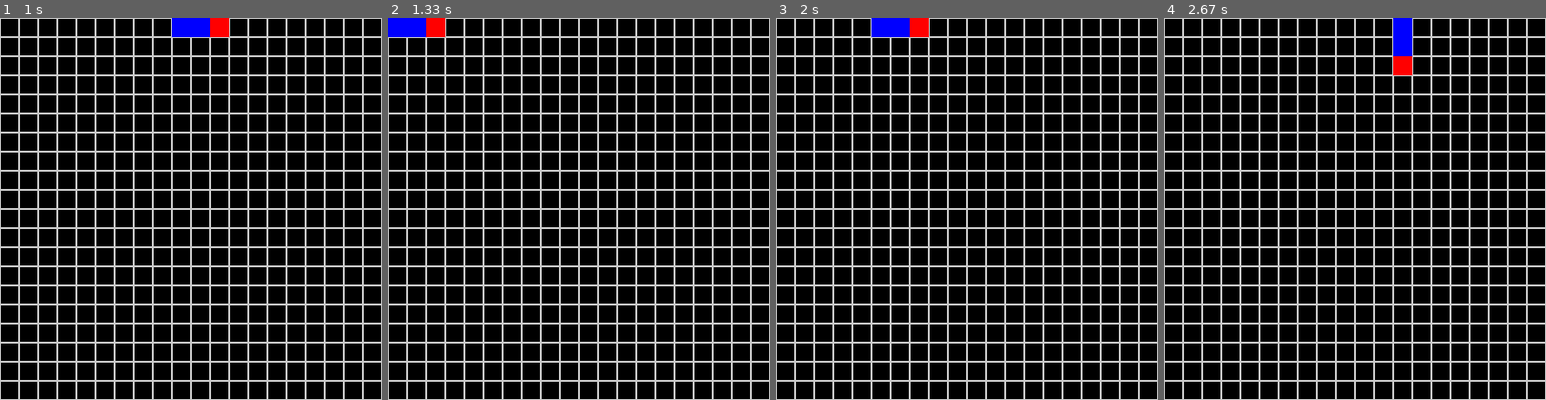
Above: before the commit, frames 1-4 (left to right).
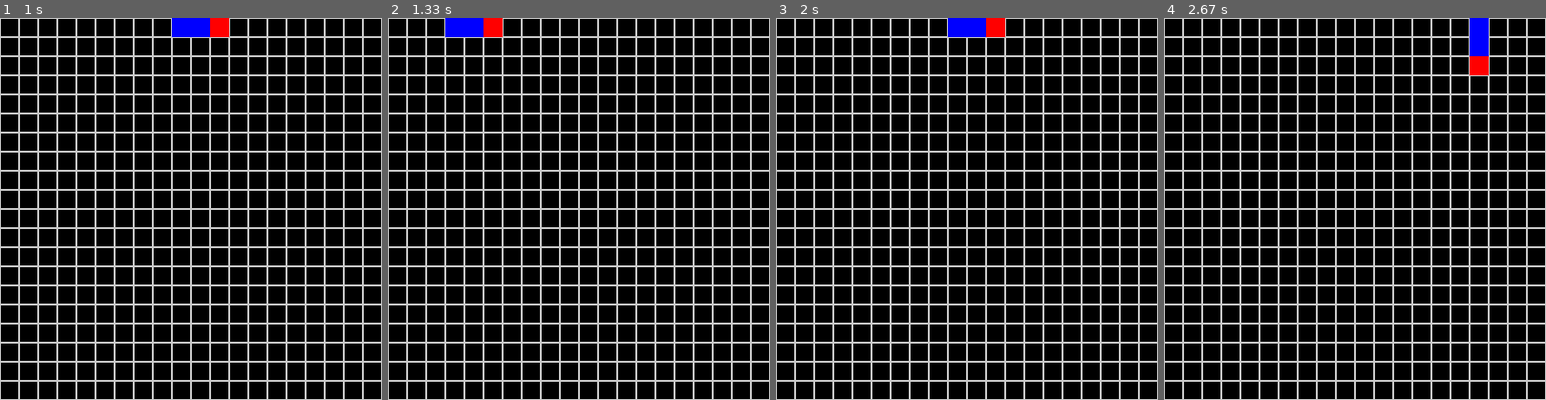
Above: after the commit, the same moments.

Repository: iczellion/pygame-snakes
Game: pygame game, started from program.py
Same seed, same stepped clock (60 frames per second), same inputs: the game is played once before the commit and once after it.
Inputs:
- Up to frame 1 (1 s): hold Right 0.33-0.8 s; hold Up from 0.83 s (still down)
- Up to frame 2 (1.33 s): release Up at 1.3 s
- Up to frame 3 (2 s): hold Right 1.33-1.8 s
- Up to frame 4 (2.67 s): hold Down from 2.4 s (still down)

Frame 1 is identical in both runs. In frame 2, 1.5% of the frame differs, in the area x 0-30%, y 0-5%; in frame 3, 1.5%; in frame 4, 1.5%.

Commit message:
Fixed respawn bug on death

Diff:
--- a/program.py
+++ b/program.py
@@ -36,9 +36,9 @@
 
     tgame = TGame.initialize(game_name="Snake", grid_size_pixels=400, grid_num_squares=20)
     size_of_one_square = tgame.grid_size_pixels / tgame.grid_num_squares
-    orientation = Orientation.RIGHT
+    default_orientation = Orientation.RIGHT
 
-    tsnake = TSnake(size_of_one_square, orientation)
+    tsnake = TSnake(size_of_one_square, default_orientation)
 
     pygame.init()
     #logo = pygame.image.load("logo32x32.png")
@@ -59,7 +59,7 @@
         # If it is, it means we are dead and should restart
         if tgame.coord_is_out_of_bound((tsnake.head_x, tsnake.head_y)):
             tsnake = None
-            tsnake = TSnake(size_of_one_square, orientation)
+            tsnake = TSnake(size_of_one_square, default_orientation)
             tgame.set_score(0)
 
         draw_background(screen)
@@ -72,15 +72,15 @@
                 running = False
             if event.type == pygame.KEYDOWN:
                 if event.key == pygame.K_LEFT and tsnake.head_orientation != Orientation.RIGHT:
-                    orientation = Orientation.LEFT
+                    tsnake.head_orientation = Orientation.LEFT
                 elif event.key == pygame.K_RIGHT and tsnake.head_orientation != Orientation.LEFT:
-                    orientation = Orientation.RIGHT
+                    tsnake.head_orientation = Orientation.RIGHT
                 elif event.key == pygame.K_UP and tsnake.head_orientation != Orientation.DOWN:
-                    orientation = Orientation.UP
+                    tsnake.head_orientation = Orientation.UP
                 elif event.key == pygame.K_DOWN and tsnake.head_orientation != Orientation.UP:
-                    orientation = Orientation.DOWN
+                    tsnake.head_orientation = Orientation.DOWN
 
-        tsnake.move_snake(orientation)
+        tsnake.move_snake(tsnake.head_orientation)
 
         #pygame.display.update()
         pygame.display.flip()
